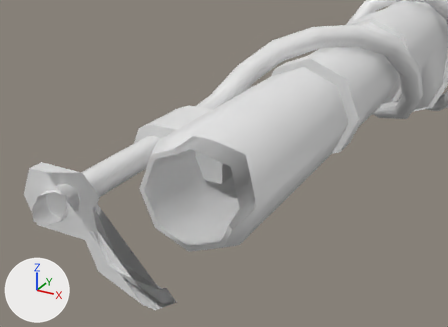
What one commit did to the glTF model assets/robot/meshes/blower_arm.gltf.
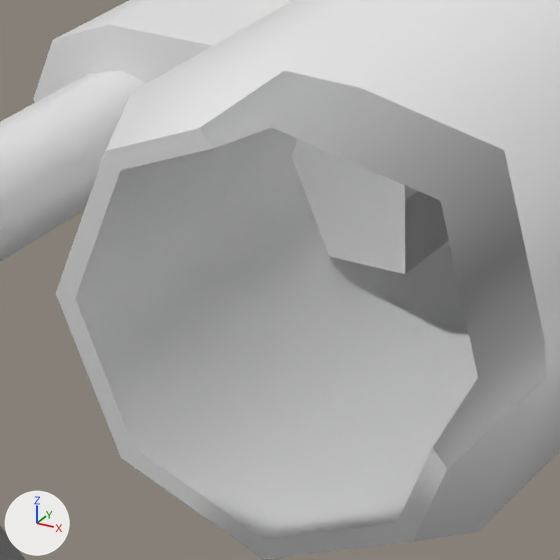
Each version appears first from a 50 mm lens placed at (0.801, -2.174, 1.333), pointed at (0.439, -1.517, 1.004), and next in a close-up on the part from 28% to 58% of the width and 36% to 77% of the height. The lights are fixed; the arrows at lower left show +X, +Y and +Z. Everything nearer to the camera than a plane just in front of the edit is cut away.

Names of what the first close-up shows: 'arm_end', 'reticule', 'reticule_support'.
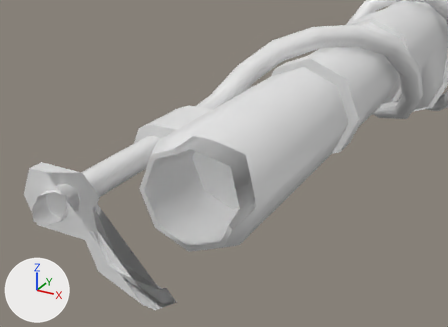
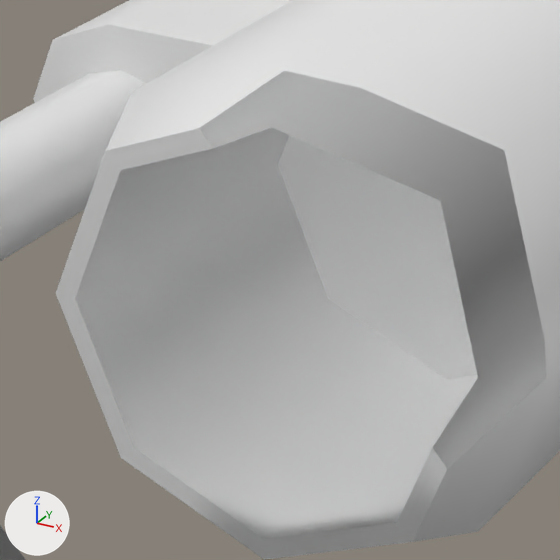
Changed parts and their boxes (x1, y1, x2, y2) in the close-ups (560 x 560 px):
'arm_end_black', added: after (278, 135, 477, 379)

What changed in the scene script:
```text
Add me_circle_034:
    me_circle_034.from_pydata([(0.45, -1.5131, 1.0623), (0.406, -1.5131, 1.044), (0.3877, -1.5131, 1.0), (0.406, -1.5131, 0.956), (0.45, -1.5131, 0.9377), (0.494, -1.5131, 0.956), (0.5123, -1.5131, 1.0), (0.494, -1.5131, 1.044)], [], [(0, 1, 2), (2, 3, 4), (4, 5, 6), (6, 7, 0), (0, 2, 4), (4, 6, 0)])
Add ob_arm_end_black:
    ob_arm_end_black = bpy.data.objects.new('arm_end_black', me_circle_034)
    ob_arm_end_black.location = (0.0, 0.0, 0.0)
```
